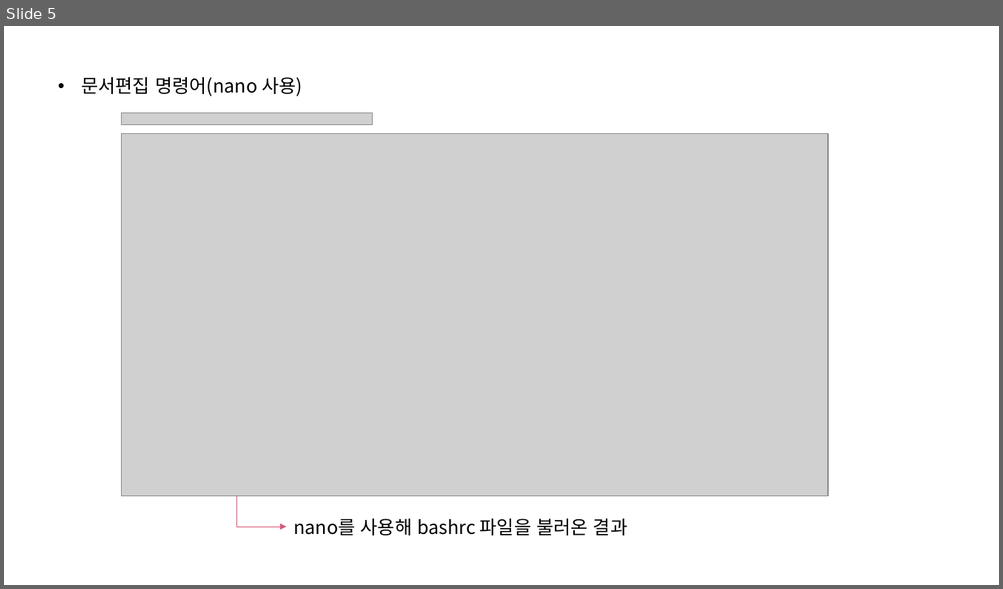
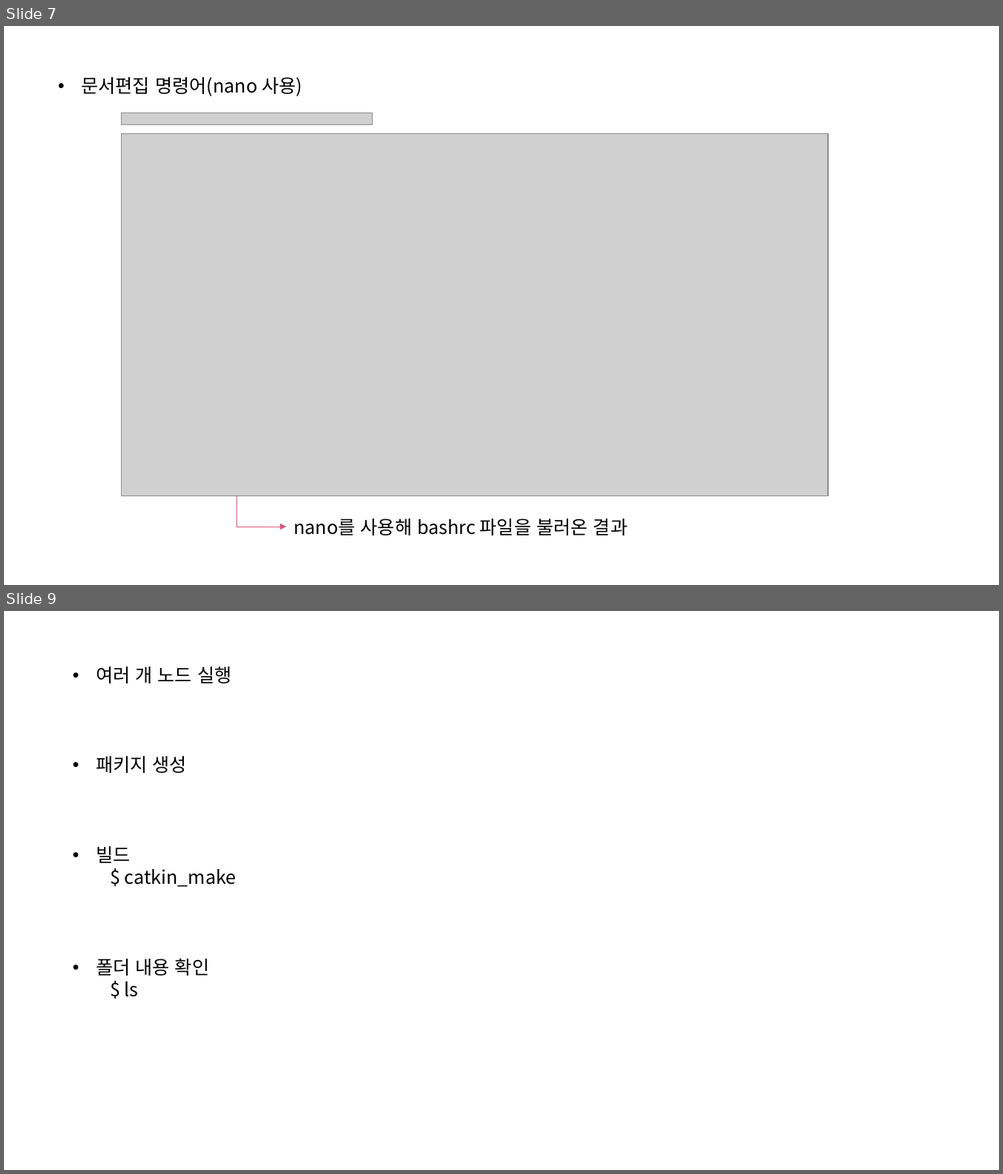
Before and after one commit to choeunyoung0208/silverzero, a slide deck: Turtlebot/Ubuntu & ROS.pptx. Shown one above the other, each under a label of ours: slide 5 before the commit, slides 7 and 9 after it; the slides between them are not shown. The pictures are 1003x589 and 1003x1174 pixels, drawn with LibreOffice and Linux fonts; fonts in the diff are those of the drawing; grey boxes stand for pictures. Boxes give left, top, right and bottom in pixels: in the first picture for what was removed or moved away, otherwise in the second. Text is boxed around its words. In the diff, an @@ line names an element or a change of style, - is before the commit and + after.

```diff
--- a/Turtlebot/Ubuntu & ROS.pptx
+++ b/Turtlebot/Ubuntu & ROS.pptx
@@ slide 9 added at (4,611,999,1170), background #FFFFFF @@
@@ text added at (96,667,231,684), 18 pt, text #000000 @@
+• 여러 개 노드 실행
@@ text added at (96,756,187,773), 18 pt, text #000000 @@
+• 패키지 생성
@@ text added at (96,846,236,887), 18 pt, text #000000 @@
+• 빌드
+  $ catkin_make
@@ text added at (96,959,209,997), 18 pt, text #000000 @@
+• 폴더 내용 확인
+  $ ls
@@ what was slide 5 is now slide 7 @@
```
Also in this commit, not shown: 3 slides changed, 3 other slides added, 1 other file.
